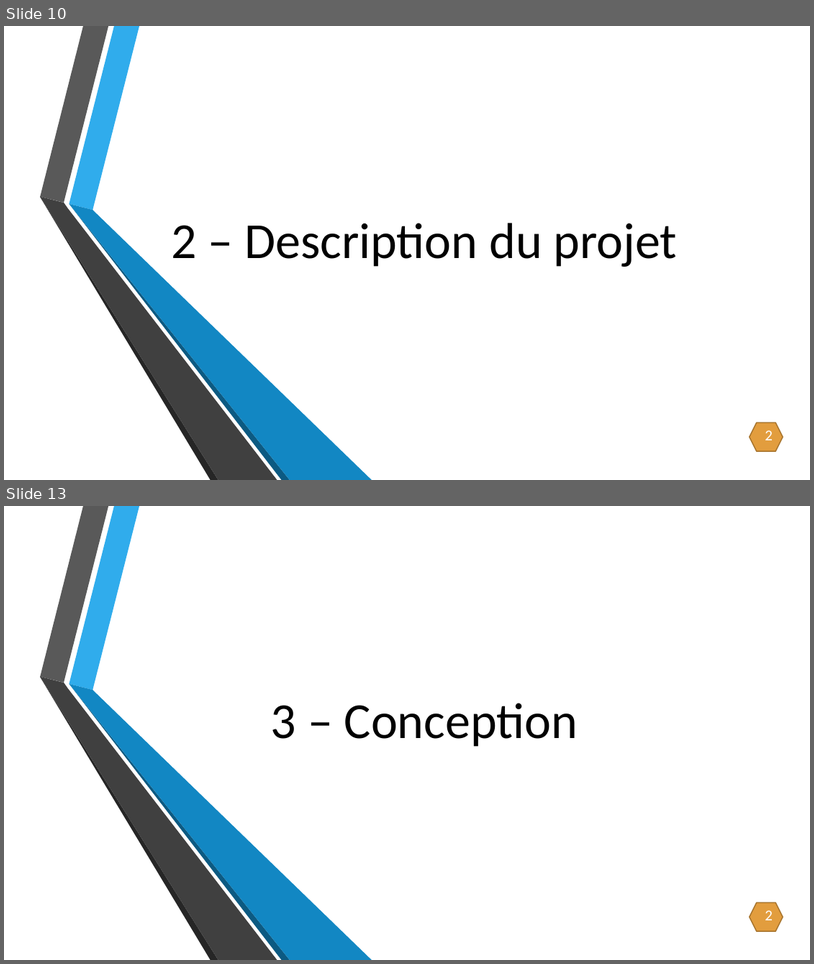
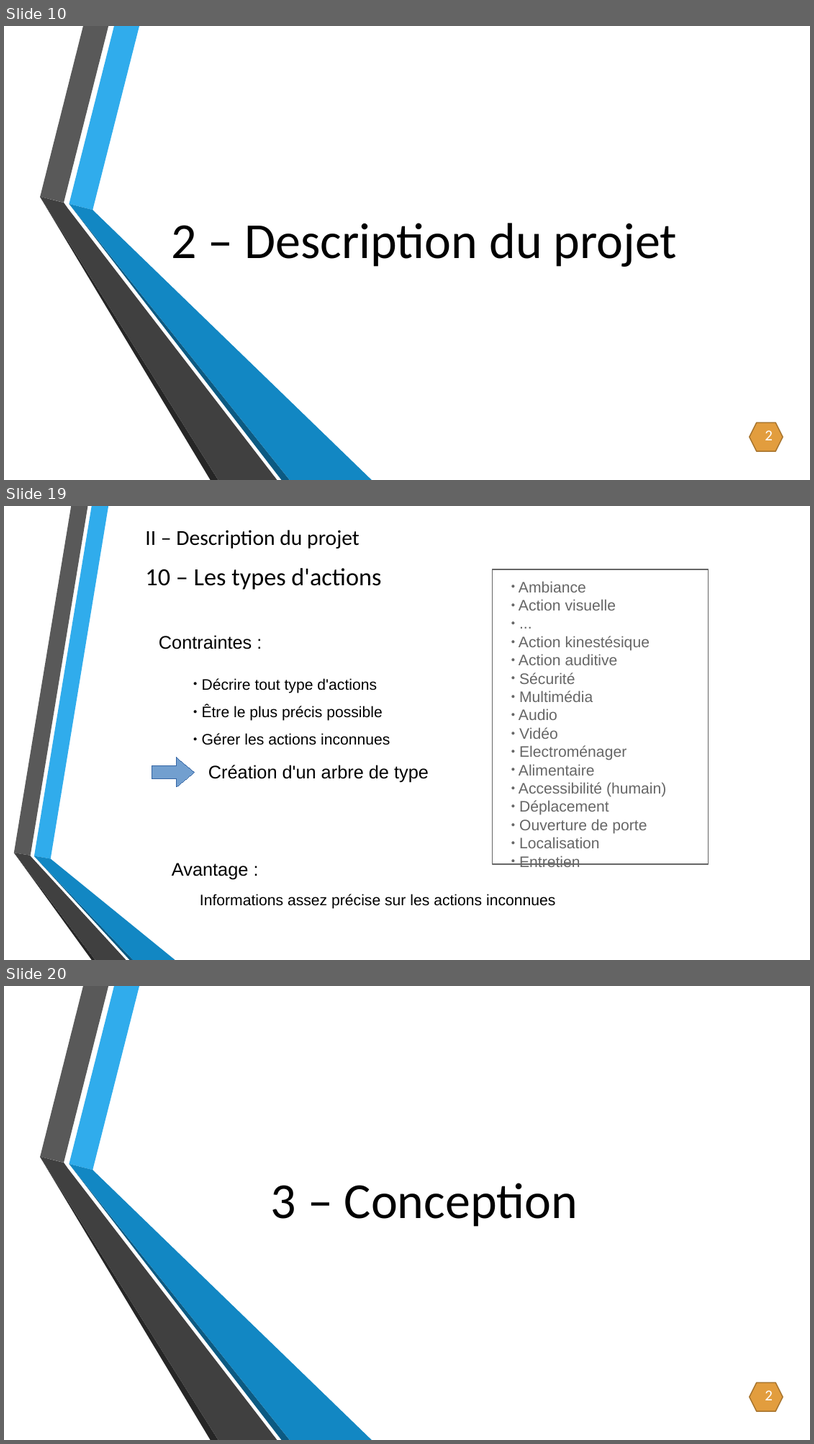
Before and after one commit to CyrillePierre/smartdevcom, a slide deck: doc/soutenance/Création d’un réseau générique et dynamique.pptx. Shown one above the other, each under a label of ours: slides 10 and 13 before the commit, slides 10, 19 and 20 after it; the slides between them are not shown. The pictures are 814x964 and 814x1444 pixels, drawn with LibreOffice and Linux fonts; fonts in the diff are those of the drawing; background and template pictures are left out. Boxes give left, top, right and bottom in pixels: in the first picture for what was removed or moved away, otherwise in the second. Text is boxed around its words. In the diff, an @@ line names an element or a change of style, - is before the commit and + after.

```diff
--- a/doc/soutenance/Création d’un réseau générique et dynamique.pptx
+++ b/doc/soutenance/Création d’un réseau générique et dynamique.pptx
@@ slide 19 added at [4, 506, 810, 960], background picture (left out) @@
@@ title added at [145, 530, 360, 548], 25.4 pt, text #000000 @@
+II – Description du projet
@@ title added at [145, 568, 381, 590], 29.4 pt, text #000000 @@
+10 – Les types d'actions
@@ freeform shape added at [493, 569, 709, 864], outline #666666 1.42 pt @@
@@ text added at [519, 581, 666, 867], 18.1 pt, text #666666 @@
+● Ambiance
+  ● Action visuelle
+    ● ...
+  ● Action kinestésique
+  ● Action auditive
+● Sécurité
+● Multimédia
+  ● Audio
+  ● Vidéo
+● Electroménager
+  ● Alimentaire
+● Accessibilité (humain)
+  ● Déplacement
+  ● Ouverture de porte
+  ● Localisation
+● Entretien
@@ text added at [159, 635, 252, 649], 21.8 pt, text #000000 @@
+Contraintes :
@@ text added at [202, 678, 390, 745], 18.1 pt, text #000000 @@
+● Décrire tout type d'actions
+● Être le plus précis possible
+● Gérer les actions inconnues
@@ freeform shape added at [152, 757, 195, 787], fill #729FCF, outline #3465A4 0 pt @@
@@ text added at [208, 764, 429, 782], 21.8 pt, text #000000 @@
+Création d'un arbre de type
@@ group added at [13, 506, 175, 960]: 6 freeform shapes @@
@@ text added at [172, 862, 249, 880], 21.8 pt, text #000000 @@
+Avantage :
@@ text added at [200, 893, 556, 908], 18.1 pt, text #000000 @@
+Informations assez précise sur les actions inconnues
@@ what was slide 13 is now slide 20 @@
```
Also in this commit, not shown: 7 slides changed, 8 other slides added, 2 slides removed, 1 other file.
